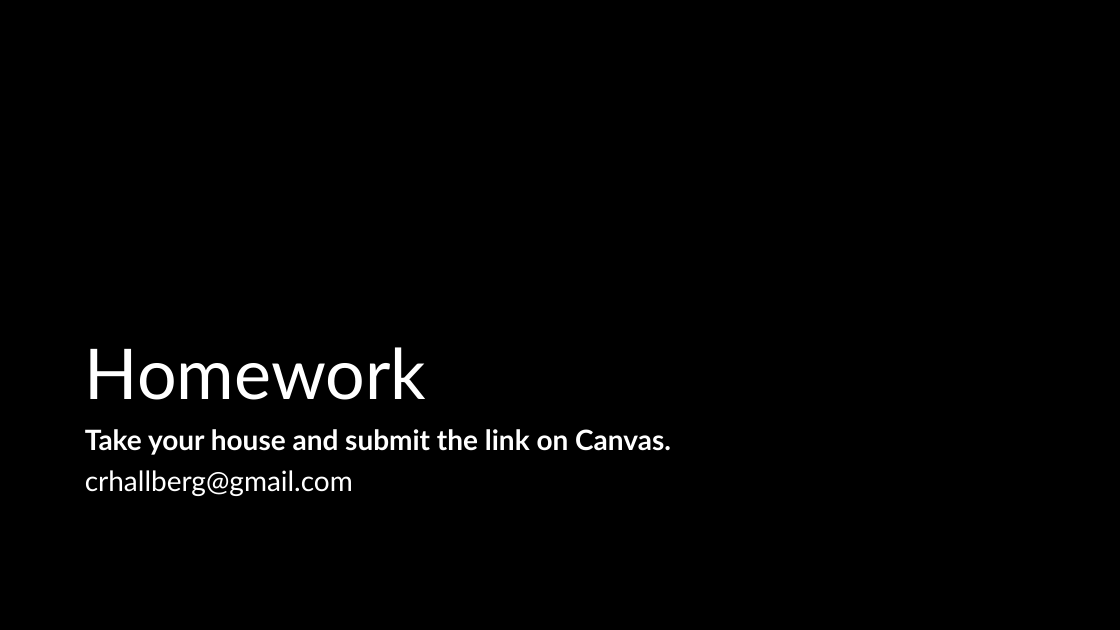
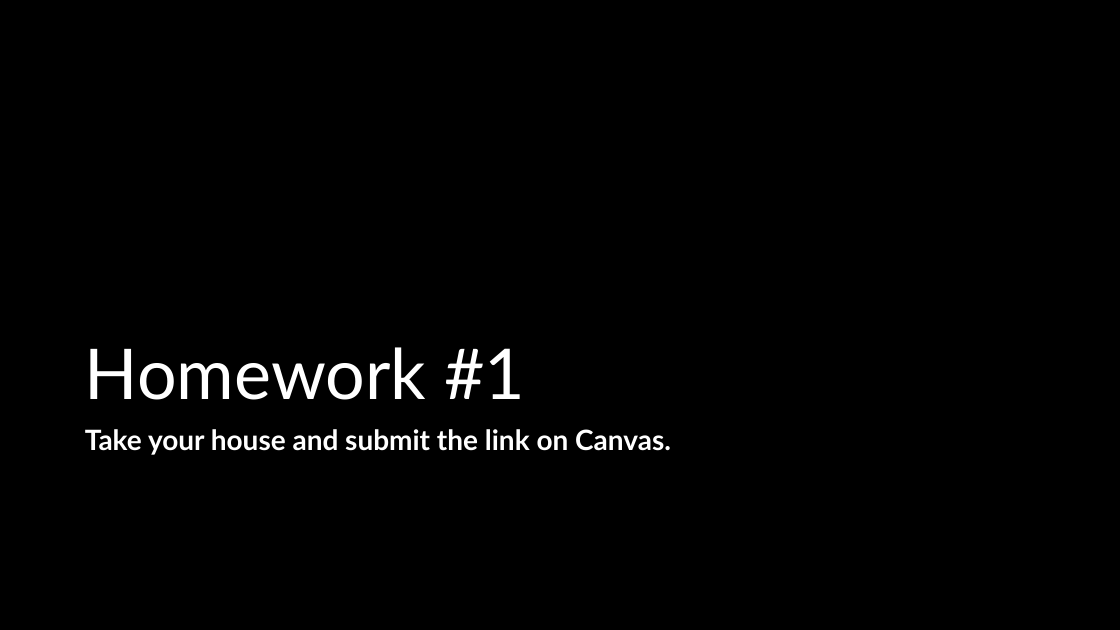
Before and after one commit to crhallberg/IMM120, a slide deck: slide 51 of Presentations/2018-09-11 - Drawing on a Screen.pptx (slide 20 before the commit). Drawn at 1120x630 pixels with LibreOffice and Linux fonts; fonts in the diff are those of the drawing. Boxes give left, top, right and bottom in pixels: in the first picture for what was removed or moved away, otherwise in the second. Text is boxed around its words. In the diff, an @@ line names an element or a change of style, - is before the commit and + after.

```diff
--- a/Presentations/2018-09-11 - Drawing on a Screen.pptx
+++ b/Presentations/2018-09-11 - Drawing on a Screen.pptx
@@ title at bbox=[85, 347, 525, 400]: text changed @@
-Homework
+Homework #1
@@ text at bbox=[85, 470, 353, 496]: paragraph removed @@
-crhallberg@gmail.com
```
Also in this commit, not shown: 11 other slides changed, 35 slides added, 3 slides removed, 8 other files.
